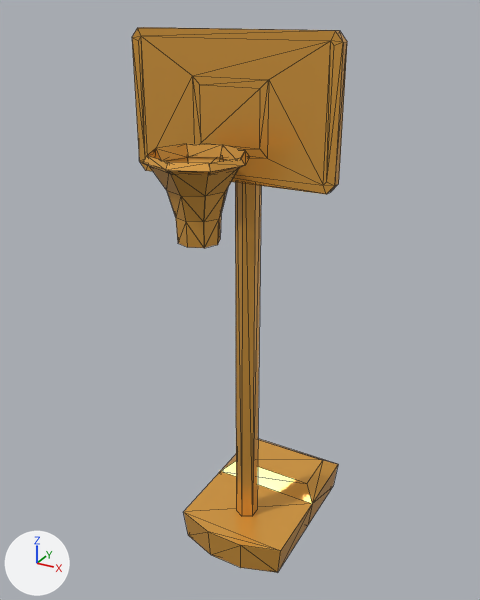
The glTF model public/models/basketball-stand.glb, before and after one commit.
One viewpoint serves both versions: a 50 mm lens placed at (1.61, -3.02, 3.19), pointed at (-0.06, 0.02, 1.67). Arrows for +X, +Y and +Z are at lower left; the lights stay in place. Mesh edges are drawn as thin lines. Where no turn or scale is listed for an object, it has been applied to the vertices.

Names of what the first picture shows: 'basketball-stand'.
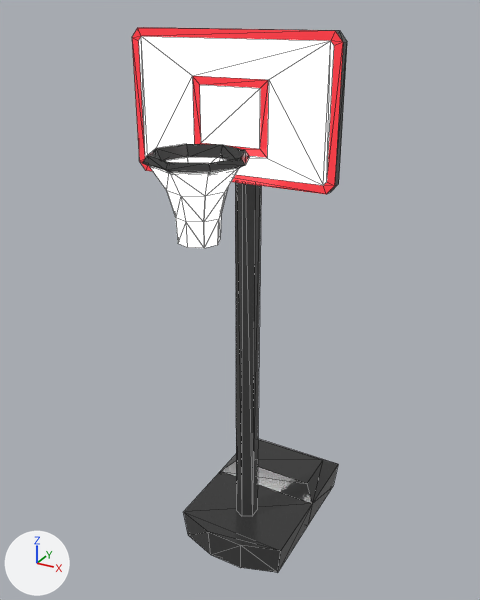
Location of each change, [x1, y1, x2, y2] in pixels of the pictures (480 x 600 px):
```json
{"object": "basketball-stand", "change": "recoloured", "before": [132, 27, 347, 573], "after": [132, 27, 347, 573]}
```

Scene script edits in JSON lines:
```json
{"op": "add", "block": "img_base", "code": ["img_base = load_image('base', '_unpacked/base', 1024, 1024, 'sRGB')"]}
{"op": "add", "block": "mat_lowpoly_colors_001", "code": ["mat_lowpoly_colors_001 = bpy.data.materials.new('LOWPOLY-COLORS.001')", "# uses the picture img_base"]}
{"block": "me_basketball_stand", "where": "me_basketball_stand.from_pydata(...)  # 144 vertices, 266 faces; spans x -0.55..0.55, y -0.74..0.73, z 0.0..3.1"}
{"op": "remove", "block": "me_basketball_stand", "code": "me_basketball_stand.materials.append(mat_lowpoly_colors)  # orange #e7a747"}
{"op": "add", "block": "me_basketball_stand", "code": "me_basketball_stand.materials.append(mat_lowpoly_colors_001)"}
```
